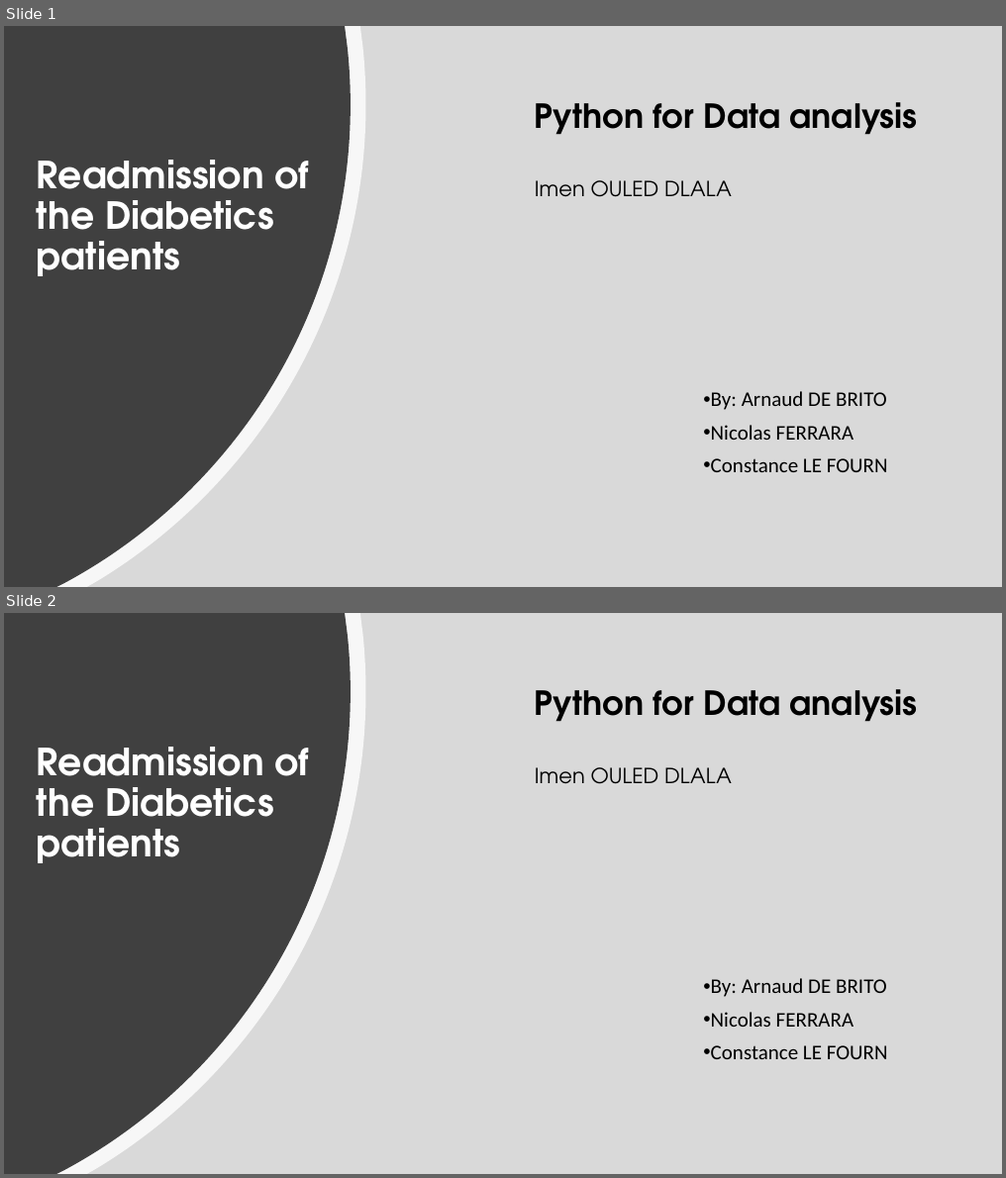
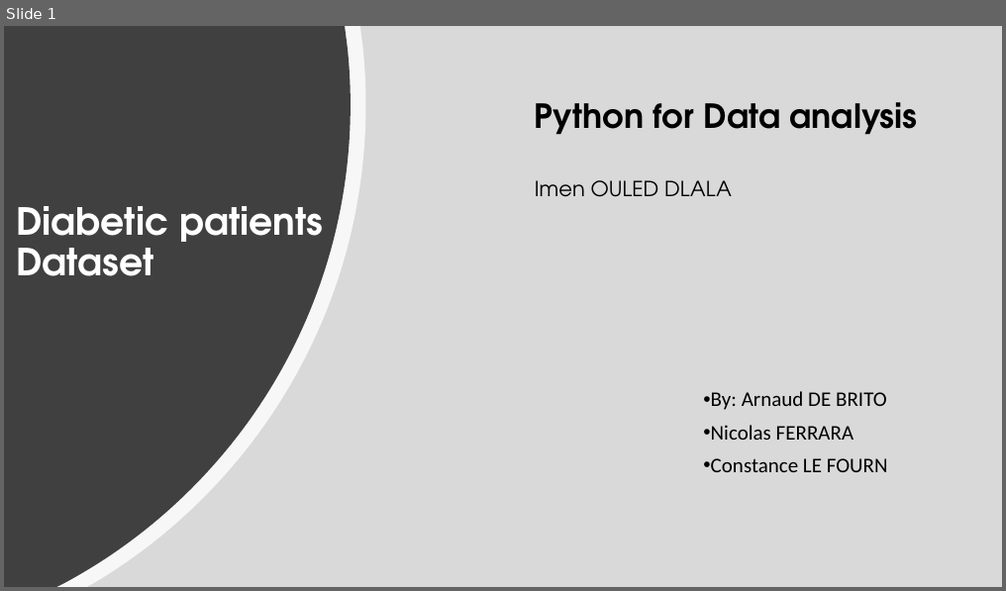
Before and after one commit to Const679/Python-Diabete, a slide deck: Readmission of the Diabetics patients.pptx. Shown one above the other, each under a label of ours: slides 1 and 2 before the commit, slide 1 after it. The pictures are 1006x1178 and 1006x591 pixels, drawn with LibreOffice and Linux fonts; fonts in the diff are those of the drawing. Boxes give left, top, right and bottom in pixels: in the first picture for what was removed or moved away, otherwise in the second. Text is boxed around its words. In the diff, an @@ line names an element or a change of style, - is before the commit and + after.

```diff
--- a/Readmission of the Diabetics patients.pptx
+++ b/Readmission of the Diabetics patients.pptx
@@ slide 2 removed at (x1=4, y1=613, x2=1002, y2=1174), background #FFFFFF @@
@@ rectangle removed at (x1=4, y1=613, x2=1002, y2=1174) @@
@@ freeform shape removed at (x1=4, y1=613, x2=366, y2=1174) @@
@@ freeform shape removed at (x1=4, y1=613, x2=350, y2=1174) @@
@@ text removed at (x1=535, y1=689, x2=918, y2=784) @@
-Python for Data analysis
-Imen OULED DLALA
@@ title removed at (x1=37, y1=747, x2=309, y2=863) @@
-Readmission of the Diabetics patients
@@ subtitle removed at (x1=711, y1=978, x2=888, y2=1059) @@
-• By: Arnaud DE BRITO
-• Nicolas FERRARA
-• Constance LE FOURN
@@ slide 1 changed as well @@
@@ title at (x1=16, y1=206, x2=323, y2=276): text changed @@
-Readmission of the Diabetics patients
+Diabetic patients Dataset
```
Also in this commit, not shown: 7 slides added.
